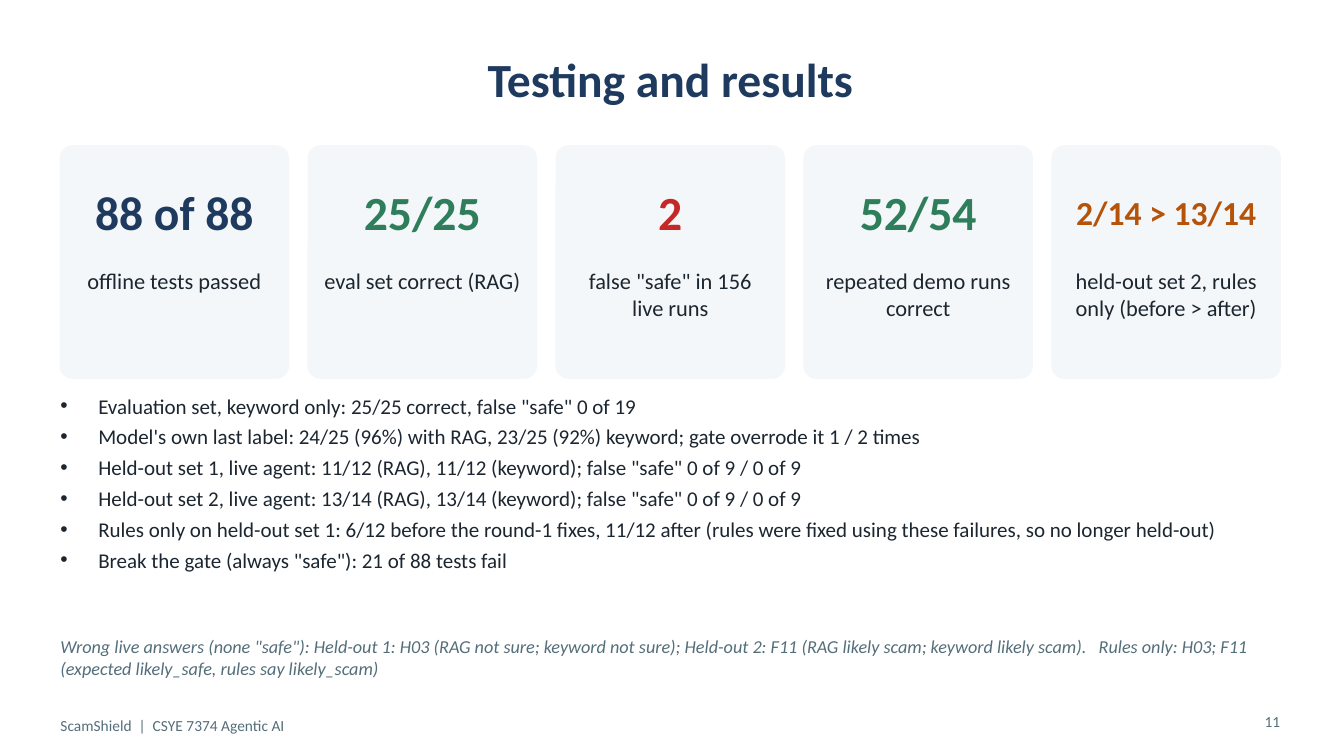
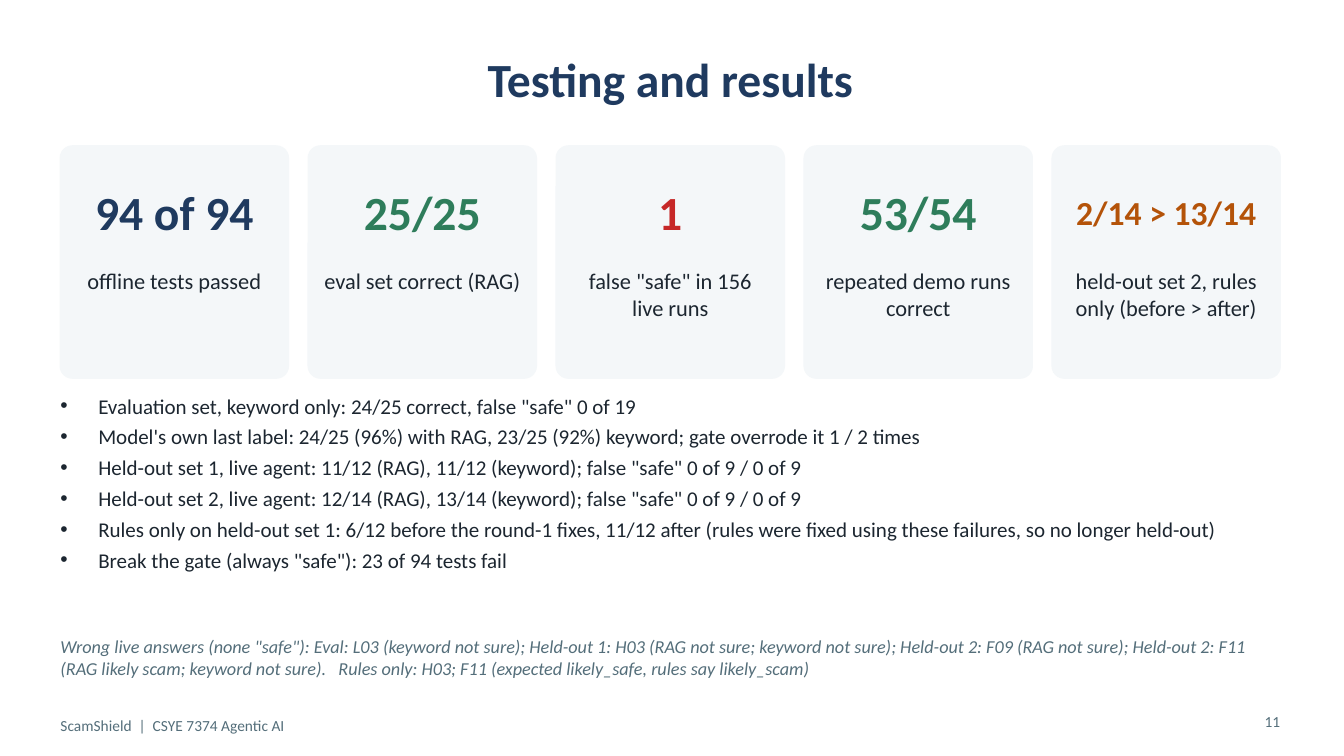
Before and after one commit to ARUNAS95/ScamShield, a slide deck: slide 11 of docs/ScamShield_Presentation.pptx. Drawn at 1344x756 pixels with LibreOffice and Linux fonts; fonts in the diff are those of the drawing. Boxes give left, top, right and bottom in pixels: in the first picture for what was removed or moved away, otherwise in the second. Text is boxed around its words. In the diff, an @@ line names an element or a change of style, - is before the commit and + after.

```diff
--- a/docs/ScamShield_Presentation.pptx
+++ b/docs/ScamShield_Presentation.pptx
@@ text at [95, 197, 253, 231]: text changed @@
-88 of 88
+94 of 94
@@ text at [658, 199, 682, 230]: text changed @@
-2
+1
@@ text at [860, 196, 977, 232]: text changed @@
-52/54
+53/54
@@ text at [98, 399, 636, 418]: text changed @@
-• Evaluation set, keyword only: 25/25 correct, false "safe" 0 of 19
+• Evaluation set, keyword only: 24/25 correct, false "safe" 0 of 19
@@ text at [98, 491, 801, 510]: text changed @@
-• Held-out set 2, live agent: 13/14 (RAG), 13/14 (keyword); false "safe" 0 of 9 / 0 of 9
+• Held-out set 2, live agent: 12/14 (RAG), 13/14 (keyword); false "safe" 0 of 9 / 0 of 9
@@ text at [98, 553, 507, 572]: text changed @@
-• Break the gate (always "safe"): 21 of 88 tests fail
+• Break the gate (always "safe"): 23 of 94 tests fail
@@ text at [60, 640, 1246, 678]: text changed @@
-Wrong live answers (none "safe"): Held-out 1: H03 (RAG not sure; keyword not sure); Held-out 2: F11 (RAG likely scam; keyword likely scam). Rules only: H03; F11 (expected likely_safe, rules say likely_scam)
+Wrong live answers (none "safe"): Eval: L03 (keyword not sure); Held-out 1: H03 (RAG not sure; keyword not sure); Held-out 2: F09 (RAG not sure); Held-out 2: F11 (RAG likely scam; keyword not sure). Rules only: H03; F11 (expected likely_safe, rules say likely_scam)
```
Also in this commit, not shown: 5 other slides changed, 1 other file.
